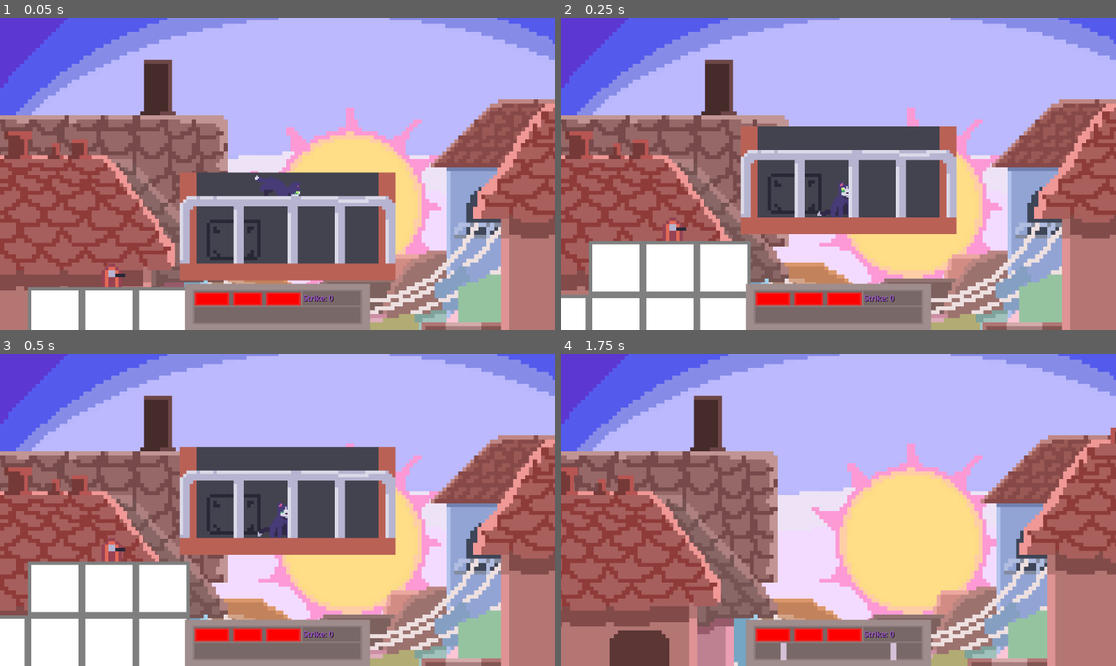
Above: before the commit, frames 1-4 (two rows, left to right).
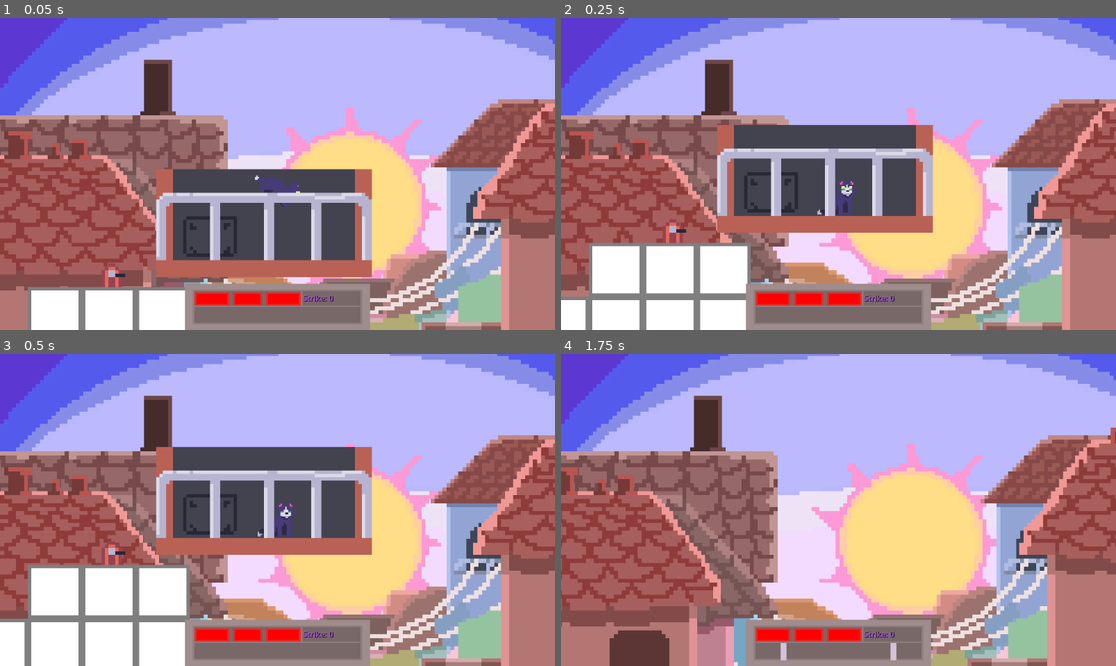
Above: after the commit, the same moments.

Repository: Arbusic324/CatAdventure
Game: Godot game, scene res://scenes/world.tscn
The game is run twice, just before and just after one commit, with the same random seed, the same clock (stepped at 60 frames per second) and the same inputs.
Inputs:
- Up to frame 1 (0.05 s): no input
- Up to frame 2 (0.25 s): no input
- Up to frame 3 (0.5 s): no input
- Up to frame 4 (1.75 s): tap Enter (ui_accept) at 0.5, 0.77, 1.52 s; hold Right (ui_right) 0.53-1.28 s; tap N (Ritm_Stop) at 0.6 s; hold Left (ui_left) from 1.28 s (still down); tap M (Ritm_start) at 1.35 s

The runs differ from the first frame. In frame 1, 8.9% of the frame differs, in the area x 28-72%, y 48-85%; in frame 2, 8.9%; in frame 3, 8.6%; in frame 4, nothing differs.

Commit message:
velocity platform

Diff:
--- a/scenes/move_platform.gd
+++ b/scenes/move_platform.gd
@@ -3,11 +3,14 @@
 @export var move_y:int
 @export var n_p:int
 @export var time_to_move:int
+@export var velocity_plat_x:float
+@export var velocity_plat_y:float
 var time = 0
 var moved_ = false
 var pos_y
 var pos_x
 var number_platform
+var complited = [false,false]
 func _ready():
 	$time_to_move.wait_time = time_to_move
 	set_physics_process(false)
@@ -21,36 +24,41 @@
 	else:
 		moved_ = true
 func _physics_process(delta):
+	if complited[0] == true and complited[1] == true:
+		complited[1] = false
+		complited[0] = false
+		print("che")
+		stop_platform()
 	if not moved_:
-		if move_x !=0:
-			if position.x < (pos_x+move_x):
-				position.x += .5
+		if move_x != 0:
+			if position.x < (pos_x + move_x):
+				position.x += velocity_plat_x
 			else:
-				stop_platform()
+				complited[0] = true
 		else:
-			pass
-		if move_y !=0:
-			if position.y > (pos_y- move_y):
-				position.y -= .5
+			complited[0] = true
+		if move_y != 0:
+			if position.y > (pos_y - move_y):
+				position.y -= velocity_plat_y
 			else:
-				stop_platform()
+				complited[1] = true
 		else:
-			pass
+			complited[1] = true
 	else:
-		if move_x !=0:
+		if move_x != 0:
 			if position.x > pos_x:
-				position.x -= .5
+				position.x -= velocity_plat_x
 			else:
-				stop_platform()
+				complited[0] = true
 		else:
-			pass
-		if move_y !=0:
+			complited[0] = true
+		if move_y != 0:
 			if position.y < pos_y:
-				position.y += .5
+				position.y += velocity_plat_y
 			else:
-				stop_platform()
+				complited[1] = true
 		else:
-			pass
+			complited[1] = true
 func _on_platform_toggle_n_p():
 	number_platform +=1
 func _on_platform_toggle_push_n_p():
--- a/scenes/world.tscn
+++ b/scenes/world.tscn
@@ -716,9 +716,14 @@
 [node name="platform" type="Node2D" parent="."]
 
 [node name="test_platform" parent="platform" instance=ExtResource("10_jfue0")]
-position = Vector2(589, -66)
-move_y = 10
+position = Vector2(582, -67)
+sync_to_physics = false
+move_x = 20
+move_y = 40
 n_p = 5
+time_to_move = 1
+velocity_plat_x = 0.5
+velocity_plat_y = 1.0
 
 [node name="platform_toggle" parent="platform" instance=ExtResource("11_ldiwv")]
 z_index = -1
